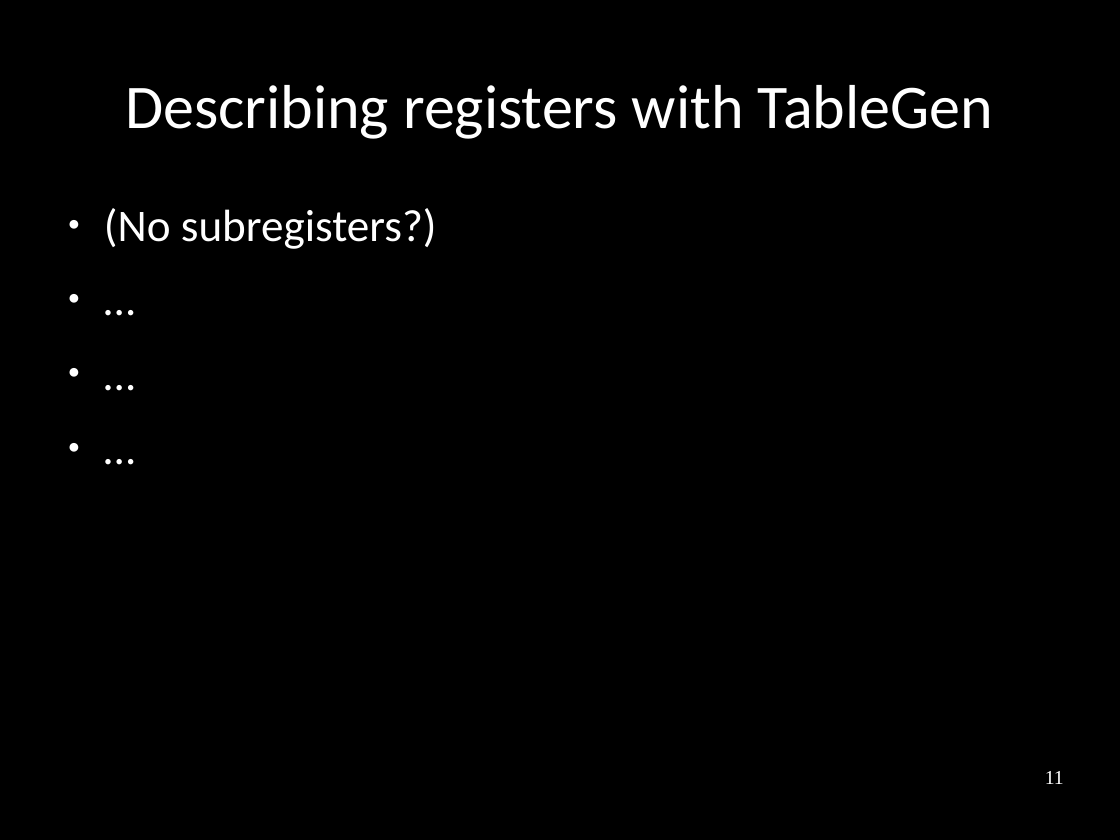
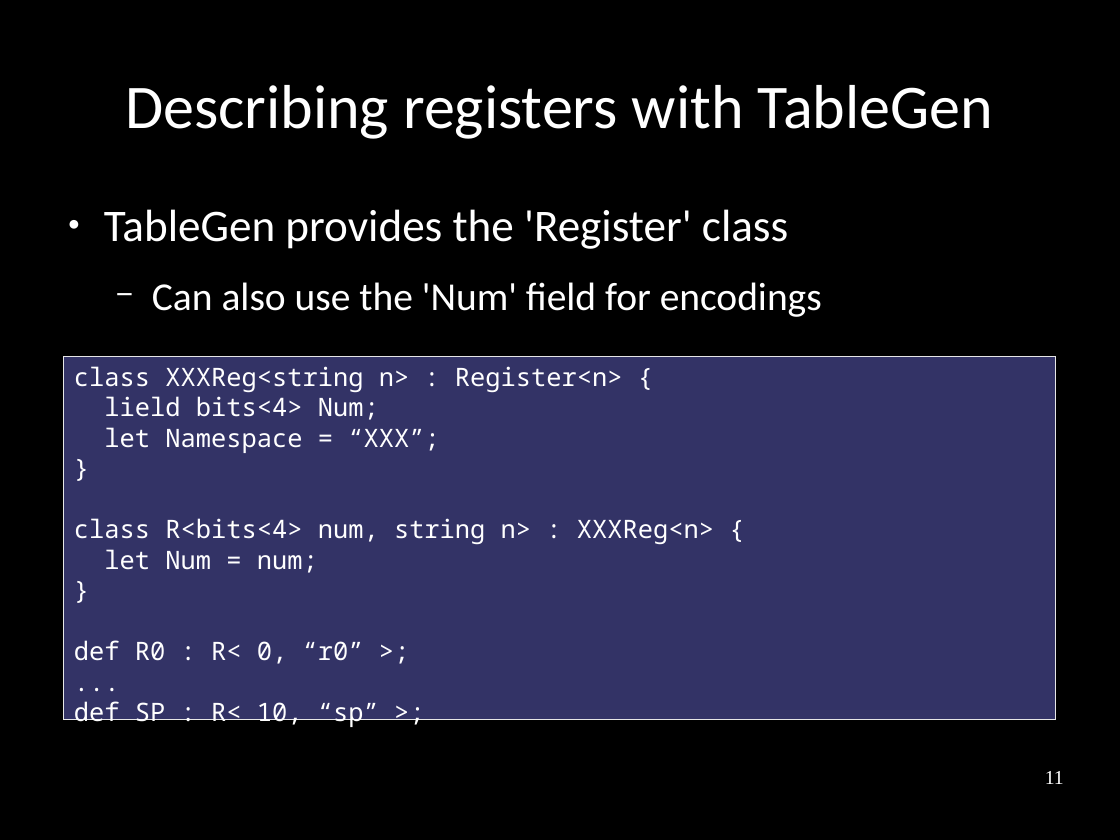
Before and after one commit to frasercrmck/llvm-leg, a slide deck: slide 11 of docs/Codeplay/Slides.odp. Drawn at 1120x840 pixels with LibreOffice and Linux fonts; fonts in the diff are those of the drawing. Boxes give left, top, right and bottom in pixels: in the first picture for what was removed or moved away, otherwise in the second. Text is boxed around its words. In the diff, an @@ line names an element or a change of style, - is before the commit and + after.

Commit message:
Slides on register classes.

```diff
--- a/docs/Codeplay/Slides.odp
+++ b/docs/Codeplay/Slides.odp
@@ text at (x1=104, y1=209, x2=822, y2=317): text changed; size 32 to 28 pt @@
-● (No subregisters?)
-● …
-● …
-● …
+● TableGen provides the 'Register' class
+  − Can also use the 'Num' field for encodings
@@ rectangle added at (x1=64, y1=356, x2=1056, y2=720), fill #333366, outline #E6E6E6 0 pt, 18 pt, text #FFFFFF @@
+class XXXReg<string n> : Register<n> {
+lield bits<4> Num;
+let Namespace = “XXX”;
+}
+class R<bits<4> num, string n> : XXXReg<n> {
+let Num = num;
+}
+def R0 : R< 0, “r0” >;
+...
+def SP : R< 10, “sp” >;
```
Also in this commit, not shown: 1 other slide changed, 1 slide added.
